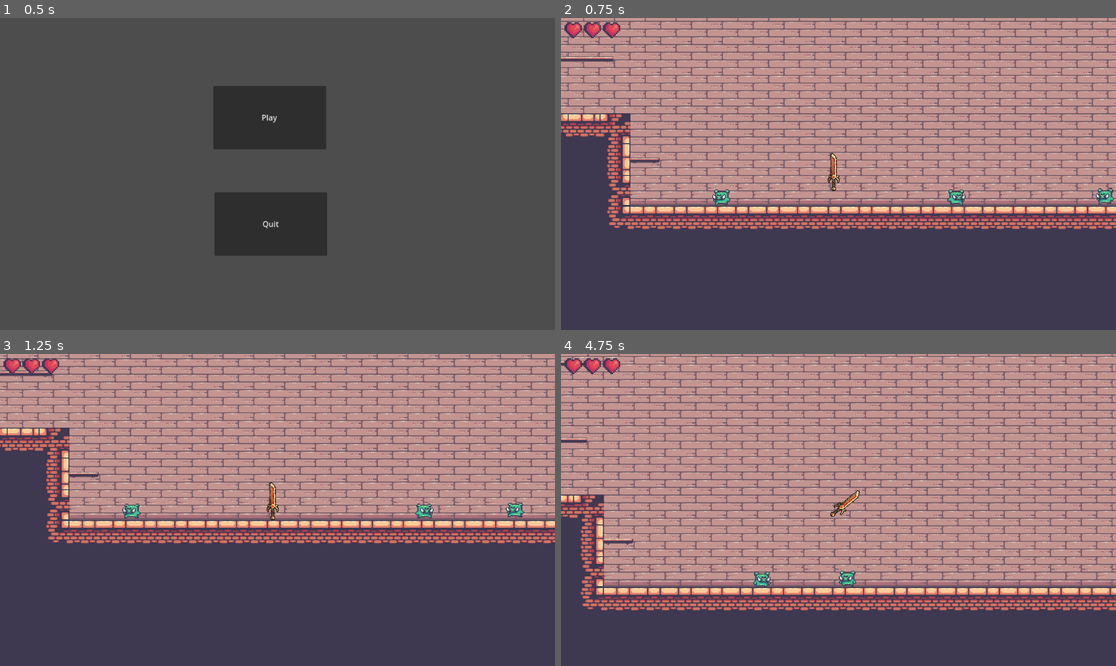
Above: before the commit, frames 1-4 (two rows, left to right).
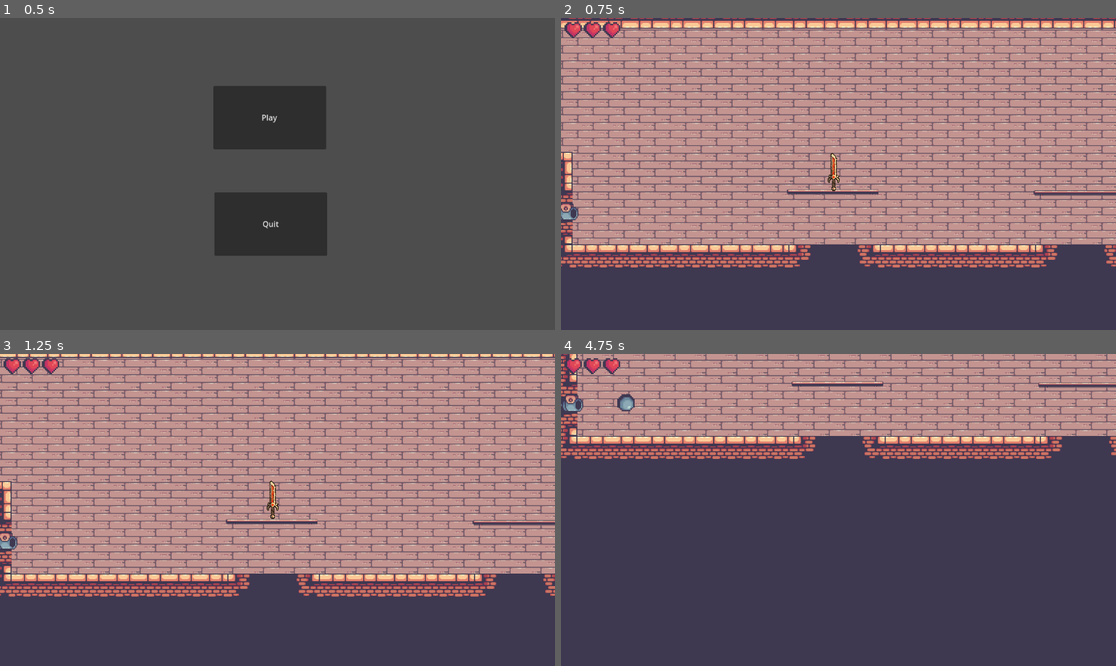
Above: after the commit, the same moments.

Repository: DonTangen/KnifeFight
Game: Godot game, scene res://scenes/title_screen.tscn
Same seed, same stepped clock (60 frames per second), same inputs: the game is played once before the commit and once after it.
Inputs (mouse positions are in pixels of both pictures, inside the frame that each line leads up to):
- Up to frame 1 (0.5 s): no input
- Up to frame 2 (0.75 s): click "Play" at 0.5 s
- Up to frame 3 (1.25 s): no input
- Up to frame 4 (4.75 s): move the mouse to (960, 494) at 1.27 s; hold W (rotate_right) 1.28-2.78 s; click (960, 494) at 1.35 s; tap Space (jump) at 1.52, 1.55, 1.82, 2.1, 2.27, 2.57, 3.05, 3.77, 4.07, 4.52, 4.55 s; move the mouse to (727, 525) at 2.02 s; click (727, 525) at 2.3 s; move the mouse to (894, 441) at 2.77 s; hold S (rotate_left) 2.78-3.53 s; click (894, 441) at 2.85 s; move the mouse to (810, 572) at 3.52 s; hold W (rotate_right) from 3.53 s (still down); right-click (810, 572) at 3.6 s; click (810, 572) at 3.8 s; move the mouse to (1005, 556) at 4.27 s; click (1005, 556) at 4.35 s

Frame 1 is identical in both runs. In frame 2, 46% of the frame differs, in the area x 0-100%, y 0-80%; in frame 3, 43%; in frame 4, 64%, in the area x 0-100%, y 0-83%.

Commit message:
chore: Updates (#13)
* chore: added door to leave level and fixed broken dependencies

* chore: updates

* chore: fix merge conflict

Diff:
--- a/assets/Music/default_bus_layout.tres
+++ b/assets/Music/default_bus_layout.tres
@@ -5,7 +5,7 @@
 bus/1/solo = false
 bus/1/mute = false
 bus/1/bypass_fx = false
-bus/1/volume_db = -11.952
+bus/1/volume_db = -12.9785
 bus/1/send = &"Master"
 bus/2/name = &"Sound Effects"
 bus/2/solo = false
--- a/scenes/boss_level.tscn
+++ b/scenes/boss_level.tscn
@@ -1,12 +1,14 @@
-[gd_scene load_steps=16 format=4 uid="uid://dlee154hh2ku8"]
+[gd_scene load_steps=18 format=4 uid="uid://dlee154hh2ku8"]
 
 [ext_resource type="PackedScene" uid="uid://bwjlqx13ye2sy" path="res://scenes/sword_player.tscn" id="1_dr3y7"]
 [ext_resource type="Texture2D" uid="uid://cordc2owd3p8y" path="res://assets/Sprites/14-TileSets/Terrain (32x32).png" id="2_giyyb"]
 [ext_resource type="Texture2D" uid="uid://dxclxjclegx28" path="res://assets/Sprites/14-TileSets/Decorations (32x32).png" id="3_wic6m"]
-[ext_resource type="PackedScene" uid="uid://mttjrlqvcdbf" path="res://scenes/one_way_platform_big.tscn" id="4_bj1kl"]
-[ext_resource type="PackedScene" path="res://scenes/one_way_platform_small.tscn" id="5_lnexk"]
+[ext_resource type="PackedScene" uid="uid://brodjchsu5qsm" path="res://scenes/one_way_platform_big.tscn" id="4_bj1kl"]
+[ext_resource type="PackedScene" uid="uid://1ooyai65ai6p" path="res://scenes/one_way_platform_small.tscn" id="5_lnexk"]
 [ext_resource type="Texture2D" uid="uid://bdb31i5bhluqj" path="res://assets/32 Free Weapon Icons/Icons/Iicon_32_22.png" id="6_h63d3"]
-[ext_resource type="AudioStream" uid="uid://bxodl0gj7xg3v" path="res://assets/Music/GameJamAwesomeHook.mp3" id="7_dbq2h"]
+[ext_resource type="AudioStream" uid="uid://cwo73jr6nshm7" path="res://assets/Music/AwesomeFinalDraftGJ.mp3" id="7_h6vfi"]
+[ext_resource type="PackedScene" uid="uid://cuukk8xcyfkac" path="res://scenes/door.tscn" id="8_orv6b"]
+[ext_resource type="PackedScene" uid="uid://biaed4vdyyi1j" path="res://scenes/lives.tscn" id="9_1yuum"]
 
 [sub_resource type="TileSetAtlasSource" id="TileSetAtlasSource_1t80d"]
 texture = ExtResource("2_giyyb")
@@ -291,15 +293,15 @@
 position = Vector2(128, -224)
 
 [node name="SwordPlayer" parent="." instance=ExtResource("1_dr3y7")]
-position = Vector2(-64, -73)
+position = Vector2(-186, -39)
 
 [node name="MovingParticles" type="GPUParticles2D" parent="SwordPlayer"]
 show_behind_parent = true
-material = SubResource("ShaderMaterial_xbypm")
+material = SubResource("ShaderMaterial_qtosp")
 position = Vector2(0, -14)
 rotation = -0.785398
 emitting = false
-process_material = SubResource("ParticleProcessMaterial_etdpw")
+process_material = SubResource("ParticleProcessMaterial_hf1ar")
 texture = ExtResource("6_h63d3")
 speed_scale = 2.75
 
@@ -313,8 +315,14 @@
 
 [node name="Music" type="AudioStreamPlayer2D" parent="SwordPlayer"]
 position = Vector2(46, 264)
-stream = ExtResource("7_dbq2h")
+stream = ExtResource("7_h6vfi")
 autoplay = true
+bus = &"Music"
 
 [node name="OneWayPlatformBig" parent="." instance=ExtResource("4_bj1kl")]
 position = Vector2(8, -152)
+
+[node name="Door" parent="." instance=ExtResource("8_orv6b")]
+position = Vector2(-187, -60)
+
+[node name="CanvasLayer" parent="." instance=ExtResource("9_1yuum")]
--- /dev/null
+++ b/scenes/door.tscn
@@ -0,0 +1,124 @@
+[gd_scene load_steps=17 format=3 uid="uid://cuukk8xcyfkac"]
+
+[ext_resource type="Script" path="res://scripts/door.gd" id="1_bombb"]
+[ext_resource type="Texture2D" uid="uid://8iposrk3sqb8" path="res://assets/Sprites/11-Door/Idle.png" id="3_ebgtd"]
+[ext_resource type="Texture2D" uid="uid://bf7pmvwts1dsi" path="res://assets/Sprites/11-Door/Opening (46x56).png" id="4_0mn3q"]
+
+[sub_resource type="AtlasTexture" id="AtlasTexture_o6n70"]
+atlas = ExtResource("4_0mn3q")
+region = Rect2(184, 0, 46, 56)
+
+[sub_resource type="AtlasTexture" id="AtlasTexture_y6532"]
+atlas = ExtResource("4_0mn3q")
+region = Rect2(138, 0, 46, 56)
+
+[sub_resource type="AtlasTexture" id="AtlasTexture_qp5w5"]
+atlas = ExtResource("4_0mn3q")
+region = Rect2(92, 0, 46, 56)
+
+[sub_resource type="AtlasTexture" id="AtlasTexture_2ut1a"]
+atlas = ExtResource("4_0mn3q")
+region = Rect2(46, 0, 46, 56)
+
+[sub_resource type="AtlasTexture" id="AtlasTexture_acsof"]
+atlas = ExtResource("4_0mn3q")
+region = Rect2(0, 0, 46, 56)
+
+[sub_resource type="AtlasTexture" id="AtlasTexture_12nwt"]
+atlas = ExtResource("3_ebgtd")
+region = Rect2(0, 0, 46, 56)
+
+[sub_resource type="AtlasTexture" id="AtlasTexture_jtte7"]
+atlas = ExtResource("4_0mn3q")
+region = Rect2(0, 0, 46, 56)
+
+[sub_resource type="AtlasTexture" id="AtlasTexture_a655p"]
+atlas = ExtResource("4_0mn3q")
+region = Rect2(46, 0, 46, 56)
+
+[sub_resource type="AtlasTexture" id="AtlasTexture_g6six"]
+atlas = ExtResource("4_0mn3q")
+region = Rect2(92, 0, 46, 56)
+
+[sub_resource type="AtlasTexture" id="AtlasTexture_hh4lx"]
+atlas = ExtResource("4_0mn3q")
+region = Rect2(138, 0, 46, 56)
+
+[sub_resource type="AtlasTexture" id="AtlasTexture_g0oh8"]
+atlas = ExtResource("4_0mn3q")
+region = Rect2(184, 0, 46, 56)
+
+[sub_resource type="SpriteFrames" id="SpriteFrames_6ciei"]
+animations = [{
+"frames": [{
+"duration": 1.0,
+"texture": SubResource("AtlasTexture_o6n70")
+}, {
+"duration": 1.0,
+"texture": SubResource("AtlasTexture_y6532")
+}, {
+"duration": 1.0,
+"texture": SubResource("AtlasTexture_qp5w5")
+}, {
+"duration": 1.0,
+"texture": SubResource("AtlasTexture_2ut1a")
+}, {
+"duration": 1.0,
+"texture": SubResource("AtlasTexture_acsof")
+}],
+"loop": false,
+"name": &"Closing",
+"speed": 10.0
+}, {
+"frames": [{
+"duration": 1.0,
+"texture": SubResource("AtlasTexture_12nwt")
+}],
+"loop": true,
+"name": &"Idle",
+"speed": 5.0
+}, {
+"frames": [{
+"duration": 1.0,
+"texture": SubResource("AtlasTexture_jtte7")
+}, {
+"duration": 1.0,
+"texture": SubResource("AtlasTexture_a655p")
+}, {
+"duration": 1.0,
+"texture": SubResource("AtlasTexture_g6six")
+}, {
+"duration": 1.0,
+"texture": SubResource("AtlasTexture_hh4lx")
+}, {
+"duration": 1.0,
+"texture": SubResource("AtlasTexture_g0oh8")
+}],
+"loop": false,
+"name": &"Opening",
+"speed": 8.0
+}]
+
+[sub_resource type="RectangleShape2D" id="RectangleShape2D_8ecxq"]
+size = Vector2(32, 49)
+
+[node name="door" type="Area2D"]
+script = ExtResource("1_bombb")
+
+[node name="AnimatedSprite2D" type="AnimatedSprite2D" parent="."]
+sprite_frames = SubResource("SpriteFrames_6ciei")
+animation = &"Closing"
+frame = 4
+frame_progress = 1.0
+
+[node name="DoorShape" type="CollisionShape2D" parent="."]
+position = Vector2(0, 3.5)
+shape = SubResource("RectangleShape2D_8ecxq")
+
+[node name="Timer" type="Timer" parent="."]
+one_shot = true
+
+[connection signal="area_entered" from="." to="." method="_on_area_entered"]
+[connection signal="area_exited" from="." to="." method="_on_area_exited"]
+[connection signal="body_entered" from="." to="." method="_on_body_entered"]
+[connection signal="timeout" from="Timer" to="." method="_on_timer_timeout"]
--- a/scenes/killzone.tscn
+++ b/scenes/killzone.tscn
@@ -7,7 +7,7 @@
 script = ExtResource("1_h5lxf")
 
 [node name="Timer" type="Timer" parent="."]
-wait_time = 0.6
+wait_time = 3.0
 one_shot = true
 
 [connection signal="body_entered" from="." to="." method="_on_body_entered"]
--- a/scenes/player_kill.tscn
+++ b/scenes/player_kill.tscn
@@ -3,6 +3,7 @@
 [ext_resource type="Script" path="res://scripts/player_kill.gd" id="1_3xq8v"]
 
 [node name="PlayerKill" type="Area2D"]
+z_index = 1
 script = ExtResource("1_3xq8v")
 
 [connection signal="body_entered" from="." to="." method="_on_body_entered"]
--- a/scenes/projectile.tscn
+++ b/scenes/projectile.tscn
@@ -4,20 +4,11 @@
 [ext_resource type="Texture2D" uid="uid://qmtjr0jl40kj" path="res://assets/Sprites/10-Cannon/Cannon Ball.png" id="2_11f33"]
 [ext_resource type="PackedScene" uid="uid://upe0adekrunx" path="res://scenes/killzone.tscn" id="2_ir8ip"]
 
-[sub_resource type="GDScript" id="GDScript_lqje0"]
-script/source = "extends Area2D
+[sub_resource type="CircleShape2D" id="CircleShape2D_yihm7"]
+radius = 5.02494
 
-
-@onready var timer: Timer = $Timer
-
-func _on_body_entered(body: Node2D) -> void:
-	print(\"HIT\")
-	Livescounter.lives -= 1
-	if Livescounter.lives == 0:
-		body.get_node(\"CollisionShape2D\").queue_free()"
-
-[sub_resource type="CircleShape2D" id="CircleShape2D_yihm7"]
-radius = 6.40312
+[sub_resource type="CircleShape2D" id="CircleShape2D_3nky6"]
+radius = 4.272
 
 [node name="Projectile" type="CharacterBody2D"]
 z_index = 2
@@ -26,20 +17,9 @@
 slide_on_ceiling = false
 script = ExtResource("1_gevd1")
 
-[node name="Area2D" type="Area2D" parent="."]
-collision_mask = 2
-collision_priority = 0.0
-script = SubResource("GDScript_lqje0")
+[node name="Killzone" parent="." instance=ExtResource("2_ir8ip")]
 
-[node name="CollisionShape2D" type="CollisionShape2D" parent="Area2D"]
-shape = SubResource("CircleShape2D_yihm7")
-
-[node name="Killzone" parent="Area2D" instance=ExtResource("2_ir8ip")]
-
-[node name="CollisionShape2D" type="CollisionShape2D" parent="Area2D/Killzone"]
-shape = SubResource("CircleShape2D_yihm7")
-
-[node name="CollisionShape2D" type="CollisionShape2D" parent="."]
+[node name="CollisionShape2D" type="CollisionShape2D" parent="Killzone"]
 shape = SubResource("CircleShape2D_yihm7")
 
 [node name="Life" type="Timer" parent="."]
@@ -47,9 +27,20 @@
 autostart = true
 
 [node name="CannonBall2" type="Sprite2D" parent="."]
-position = Vector2(-6.75, -4.5)
-scale = Vector2(0.965909, 0.964286)
+position = Vector2(-5, -3.5)
+scale = Vector2(0.746, 0.744)
 texture = ExtResource("2_11f33")
 
-[connection signal="body_shape_entered" from="Area2D" to="." method="_on_area_2d_body_shape_entered"]
+[node name="Rays" type="Node" parent="."]
+
+[node name="RayCast2D" type="RayCast2D" parent="Rays"]
+target_position = Vector2(-8, 0)
+
+[node name="RayCast2D2" type="RayCast2D" parent="Rays"]
+target_position = Vector2(8, 0)
+
+[node name="Shape" type="CollisionShape2D" parent="."]
+shape = SubResource("CircleShape2D_3nky6")
+
+[connection signal="body_shape_entered" from="Killzone" to="." method="_on_killzone_body_shape_entered"]
 [connection signal="timeout" from="Life" to="." method="_on_life_timeout"]
--- a/scenes/sword_player.tscn
+++ b/scenes/sword_player.tscn
@@ -8,8 +8,12 @@
 friction = 0.25
 
 [sub_resource type="CapsuleShape2D" id="CapsuleShape2D_tfob8"]
-radius = 5.0
-height = 39.598
+radius = 4.0
+height = 40.0
+
+[sub_resource type="CapsuleShape2D" id="CapsuleShape2D_n2jew"]
+radius = 8.0
+height = 46.0
 
 [node name="SwordPlayer" type="RigidBody2D"]
 z_index = 5
@@ -32,10 +36,13 @@
 shape = SubResource("CapsuleShape2D_tfob8")
 
 [node name="PlayerKill" parent="." instance=ExtResource("3_xbclv")]
+position = Vector2(9, 1)
 
-[node name="CollisionShape2Dwide" type="CollisionShape2D" parent="PlayerKill"]
-position = Vector2(0, -15)
-shape = SubResource("CapsuleShape2D_tfob8")
+[node name="Hurtbox" type="CollisionShape2D" parent="PlayerKill"]
+z_index = -2
+position = Vector2(-9, -17)
+shape = SubResource("CapsuleShape2D_n2jew")
+debug_color = Color(0.98815, 0, 0.305211, 0.42)
 
 [node name="RayCasts" type="Node2D" parent="."]
 
@@ -113,6 +120,10 @@
 wait_time = 0.104
 one_shot = true
 
+[node name="Timer2" type="Timer" parent="."]
+wait_time = 0.2
+one_shot = true
+
 [connection signal="body_entered" from="." to="." method="_on_body_entered"]
-[connection signal="body_entered" from="PlayerKill" to="." method="_on_player_kill_body_entered"]
 [connection signal="timeout" from="Timer" to="." method="_on_timer_timeout"]
+[connection signal="timeout" from="Timer2" to="." method="_on_timer_2_timeout"]
--- a/scenes/tutorial.tscn
+++ b/scenes/tutorial.tscn
@@ -1,7 +1,8 @@
-[gd_scene load_steps=19 format=4 uid="uid://blvuqfunceicg"]
+[gd_scene load_steps=20 format=4 uid="uid://blvuqfunceicg"]
 
 [ext_resource type="PackedScene" uid="uid://bwjlqx13ye2sy" path="res://scenes/sword_player.tscn" id="1_00xxu"]
 [ext_resource type="PackedScene" uid="uid://biaed4vdyyi1j" path="res://scenes/lives.tscn" id="1_gt6uw"]
+[ext_resource type="PackedScene" uid="uid://cuukk8xcyfkac" path="res://scenes/door.tscn" id="2_e4ppc"]
 [ext_resource type="Texture2D" uid="uid://cordc2owd3p8y" path="res://assets/Sprites/14-TileSets/Terrain (32x32).png" id="2_fdxiq"]
 [ext_resource type="Texture2D" uid="uid://bdb31i5bhluqj" path="res://assets/32 Free Weapon Icons/Icons/Iicon_32_22.png" id="2_vtod4"]
 [ext_resource type="Texture2D" uid="uid://dxclxjclegx28" path="res://assets/Sprites/14-TileSets/Decorations (32x32).png" id="3_njvgs"]
@@ -270,8 +271,12 @@
 
 [node name="Lives" parent="." instance=ExtResource("1_gt6uw")]
 
+[node name="Door" parent="." instance=ExtResource("2_e4ppc")]
+z_index = 1
+position = Vector2(509, -389)
+
 [node name="SwordPlayer" parent="." instance=ExtResource("1_00xxu")]
-position = Vector2(-134, 5)
+position = Vector2(393, -49)
 
 [node name="MovingParticles" type="GPUParticles2D" parent="SwordPlayer"]
 show_behind_parent = true
@@ -295,6 +300,7 @@
 position = Vector2(46, 264)
 stream = ExtResource("4_bem3x")
 autoplay = true
+bus = &"Music"
 
 [node name="TileMap" type="TileMap" parent="."]
 tile_set = SubResource("TileSet_w2bgc")
--- /dev/null
+++ b/scripts/Door.gd
@@ -0,0 +1,29 @@
+extends Area2D
+
+@onready var timer: Timer = $Timer
+@onready var animated_sprite: AnimatedSprite2D = $AnimatedSprite2D
+var tutorial = load("res://scenes/tutorial.tscn")
+#const level2 = get_tree().change_scene_to_file("res://scenes/tutorial.tscn")
+var boss_level = load("res://scenes/boss_level.tscn")
+var on_door = 0
+var new_scene = 0
+
+func _process(_delta: float) -> void:
+	if Input.is_action_just_pressed("attack-deflect") and on_door == 1:
+		if get_tree().current_scene.name == "tutorial":
+			animated_sprite.play("Opening")
+			timer.start()
+	if new_scene == 0:
+		animated_sprite.play("Closing")
+	new_scene = 1
+
+
+func _on_area_entered(_area: Area2D) -> void:
+	on_door = 1
+
+
+func _on_area_exited(_area: Area2D) -> void:
+	on_door = 0
+
+func _on_timer_timeout() -> void:
+	get_tree().change_scene_to_file("res://scenes/boss_level.tscn")
--- a/scripts/canon.gd
+++ b/scripts/canon.gd
@@ -1,7 +1,7 @@
 extends Node2D
 
 @onready var main = get_tree().current_scene      #get_root().get_node()
-@onready var projectile = load("res://Scenes/projectile.tscn")
+@onready var projectile = load("res://scenes/projectile.tscn")
 
 
 
--- a/scripts/killzone.gd
+++ b/scripts/killzone.gd
@@ -4,6 +4,14 @@
 
 func _on_body_entered(body: Node2D) -> void:
 	print("HIT")
-	Livescounter.lives -= 1
+	if Livescounter.invincibility == 0:
+		Livescounter.invincibility = 1
+		Livescounter.lives -= 1
+		timer.start()
 	if Livescounter.lives == 0:
 		body.get_node("CollisionShape2D").queue_free()
+
+
+
+func _on_timer_timeout() -> void:
+	Livescounter.invincibility = 0
--- a/scripts/livescounter.gd
+++ b/scripts/livescounter.gd
@@ -1,3 +1,4 @@
 extends Sprite2D
 
 var lives = 3
+var invincibility = 0
--- a/scripts/projectile.gd
+++ b/scripts/projectile.gd
@@ -1,6 +1,8 @@
 extends CharacterBody2D
 
 @export var SPEED = 80
+@onready var ray_cast: RayCast2D = $Rays/RayCast2D
+@onready var ray_cast_2: RayCast2D = $Rays/RayCast2D2
 
 var dir : float
 var spawnPos : Vector2
@@ -11,13 +13,14 @@
 	global_rotation = spawnRot
 
 func _physics_process(_delta: float) -> void:
+	if ray_cast.is_colliding() or ray_cast_2.is_colliding():
+		queue_free()
 	velocity = Vector2(-SPEED,0).rotated(dir)
 	move_and_slide()
 
-func _on_area_2d_body_shape_entered(_body_rid: RID, _body: Node2D, _body_shape_index: int, _local_shape_index: int) -> void:
-	print("hit")
+func _on_life_timeout() -> void:
 	queue_free()
 
-func _on_life_timeout() -> void:
-	print("time out")
+func _on_killzone_body_shape_entered(_body_rid: RID, _body: Node2D, _body_shape_index: int, _local_shape_index: int) -> void:
+	print("test")
 	queue_free()
--- a/scripts/sword_player.gd
+++ b/scripts/sword_player.gd
@@ -14,6 +14,10 @@
 var timer_expired = 0
 var is_stuck = 0
 var is_charging = 0
+var prev_lives = 3
+var blink = 0
+var taking_damage = 0
+var timer2_started = 0
 
 @onready var rb: RigidBody2D = $"."
 @onready var sprite: Sprite2D = $Sprite2D
@@ -35,6 +39,7 @@
 @onready var ray_cast_13: RayCast2D = $RayCasts/RayCast2D13
 @onready var ray_cast_14: RayCast2D = $RayCasts/RayCast2D14
 @onready var timer: Timer = $Timer
+@onready var timer2: Timer = $Timer2
 @onready var moving_particles: GPUParticles2D = $MovingParticles
 
 func _integrate_forces(_state: PhysicsDirectBodyState2D) -> void:
@@ -47,36 +52,48 @@
 
 	match n:
 		1:
-			if not (ray_cast.is_colliding() or ray_cast_2.is_colliding() or ray_cast_6.is_colliding()):
+			if not (ray_cast.is_colliding() or ray_cast_2.is_colliding() or ray_cast_6.is_colliding() or ray_cast_7.is_colliding() or ray_cast_8.is_colliding() or ray_cast_9.is_colliding() or ray_cast_13.is_colliding()):
 				self.rotation_degrees += attack_rotation / 6.0
 			n = 2
 		2:
-			if not (ray_cast.is_colliding() or ray_cast_2.is_colliding() or ray_cast_6.is_colliding()):
+			if not (ray_cast.is_colliding() or ray_cast_2.is_colliding() or ray_cast_6.is_colliding() or ray_cast_7.is_colliding() or ray_cast_8.is_colliding() or ray_cast_9.is_colliding() or ray_cast_13.is_colliding()):
 				self.rotation_degrees += attack_rotation / 6.0
 			n = 3
 		3:
-			if not (ray_cast.is_colliding() or ray_cast_2.is_colliding() or ray_cast_6.is_colliding()):
+			if not (ray_cast.is_colliding() or ray_cast_2.is_colliding() or ray_cast_6.is_colliding() or ray_cast_7.is_colliding() or ray_cast_8.is_colliding() or ray_cast_9.is_colliding() or ray_cast_13.is_colliding()):
 				self.rotation_degrees += attack_rotation / 6.0
 			n = 4
 		4:
-			if not (ray_cast.is_colliding() or ray_cast_2.is_colliding() or ray_cast_6.is_colliding()):
+			if not (ray_cast.is_colliding() or ray_cast_2.is_colliding() or ray_cast_6.is_colliding() or ray_cast_7.is_colliding() or ray_cast_8.is_colliding() or ray_cast_9.is_colliding() or ray_cast_13.is_colliding()):
 				self.rotation_degrees += attack_rotation / 6.0
 			n = 5
 		5:
-			if not (ray_cast.is_colliding() or ray_cast_2.is_colliding() or ray_cast_6.is_colliding()):
+			if not (ray_cast.is_colliding() or ray_cast_2.is_colliding() or ray_cast_6.is_colliding() or ray_cast_7.is_colliding() or ray_cast_8.is_colliding() or ray_cast_9.is_colliding() or ray_cast_13.is_colliding()):
 				self.rotation_degrees += attack_rotation / 6.0
 			n = 6
 		6:
-			if not (ray_cast.is_colliding() or ray_cast_2.is_colliding() or ray_cast_6.is_colliding()):
+			if not (ray_cast.is_colliding() or ray_cast_2.is_colliding() or ray_cast_6.is_colliding() or ray_cast_7.is_colliding() or ray_cast_8.is_colliding() or ray_cast_9.is_colliding() or ray_cast_13.is_colliding()):
 				self.rotation_degrees += attack_rotation / 6.0
 			n = 0
+			Livescounter.invincibility = 0
 			moving_particles.amount = 8
 			moving_particles.emitting = false
 
 	# Fail-safe check for on death collision logic
 	if is_instance_valid(collision_shape):
+		if is_lunging == 1:
+			Livescounter.invincibility = 1
+		else:
+			Livescounter.invincibility = 0
+		if is_charging == 1:
+			self.linear_velocity = Vector2.ZERO
+			self.angular_velocity = 0
+			self.gravity_scale = 0
+			collision_shape.set_deferred("disabled", true)
+		else:
+			collision_shape.set_deferred("disabled", false)
 		# Rotation
-		if Input.is_action_pressed("rotate_left") and is_stuck == 0:
+		if Input.is_action_pressed("rotate_left") and is_stuck == 0 and !is_charging and !is_lunging:
 			self.freeze = false
 			moving_particles.emitting = false
 			self.gravity_scale = 1
@@ -84,7 +101,7 @@
 				if not ray_cast.is_colliding():
 					self.rotation_degrees += rotation_speed
 					self.angular_velocity = 2
-		if Input.is_action_pressed("rotate_right") and is_stuck == 0:
+		if Input.is_action_pressed("rotate_right") and is_stuck == 0 and !is_charging and !is_lunging:
 			self.freeze = false
 			moving_particles.emitting = false
 			self.gravity_scale = 1
@@ -95,7 +112,7 @@
 
 
 		# Handle jump.
-		if Input.is_action_just_pressed("jump"):
+		if Input.is_action_just_pressed("jump") and !is_charging and !is_lunging:
 			reset_position()
 			self.freeze = false
 			self.gravity_scale = 1
@@ -106,7 +123,7 @@
 
 
 		# Sword Swing
-		if Input.is_action_just_pressed("attack-deflect") and is_stuck == 0:
+		if Input.is_action_just_pressed("attack-deflect") and is_stuck == 0 and !is_charging and !is_lunging:
 			if n == 0:
 				moving_particles.emitting = true
 				moving_particles.amount_ratio = 4
@@ -114,6 +131,7 @@
 					self.rotation_degrees += attack_rotation / 6.0
 					self.angular_velocity = 7
 					n = 1
+					Livescounter.invincibility = 1
 
 
 		# Lunging Attack
@@ -162,10 +180,18 @@
 			moving_particles.emitting = false
 			timer_expired = 0
 
+		if Livescounter.lives != prev_lives:
+			taking_damage = 1
+
+		if taking_damage == 1 and timer2_started == 0:
+			take_damage()
 
 		# Apply movement
-		if direction: self.apply_force(velocity, Vector2(0,0))
-		else: self.apply_force(-velocity, Vector2(0,0))
+		if !is_charging:
+			if direction: self.apply_force(velocity, Vector2(0,0))
+			else: self.apply_force(-velocity, Vector2(0,0))
+
+		prev_lives = Livescounter.lives
 
 	# On death mechanics
 	if not is_instance_valid(collision_shape):
@@ -177,12 +203,6 @@
 	#print("is lunging")
 	#print(is_lunging)
 
-func _on_player_kill_body_entered(body: Node2D) -> void:
-	if Input.is_action_just_pressed("attack-deflect"):
-		if (ray_cast.is_colliding() or ray_cast_7.is_colliding() or ray_cast_8.is_colliding() or ray_cast_9.is_colliding()):
-			body.queue_free()
-
-
 func _on_timer_timeout() -> void:
 	timer_expired = 1
 	reset_position()
@@ -190,3 +210,44 @@
 func reset_position():
 	var sword_node = get_node("Sprite2D")
 	sword_node.position = Vector2(0, 0)
+
+func take_damage():
+	if blink == 0:
+		sprite.hide()
+		timer2.start()
+		timer2_started = 1
+	if blink == 1:
+		sprite.show()
+		timer2.start()
+		timer2_started = 1
+	if blink == 2:
+		sprite.hide()
+		timer2.start()
+		timer2_started = 1
+	if blink == 3:
+		sprite.show()
+		timer2.start()
+		timer2_started = 1
+	if blink == 4:
+		sprite.hide()
+		timer2.start()
+		timer2_started = 1
+	if blink == 5:
+		sprite.show()
+		timer2.start()
+		timer2_started = 1
+	if blink == 6:
+		sprite.hide()
+		timer2.start()
+		timer2_started = 1
+	if blink == 7:
+		sprite.show()
+		timer2.start()
+		timer2_started = 1
+	if blink > 7:
+		taking_damage = 0
+		blink = 0
+
+func _on_timer_2_timeout() -> void:
+	timer2_started = 0
+	blink += 1
--- a/scripts/title_screen.gd
+++ b/scripts/title_screen.gd
@@ -3,7 +3,7 @@
 
 
 func _on_play_pressed() -> void:
-	get_tree().change_scene_to_file("res://scenes/game.tscn")
+	get_tree().change_scene_to_file("res://scenes/tutorial.tscn")
 
 func _on_quit_pressed() -> void:
 	get_tree().quit()
Not shown: 2 places in scenes/boss_level.tscn that only renumber resources
Not shown: 4 places in scenes/game.tscn that only renumber resources
Not shown: 1 places in scenes/sword_player.tscn that only renumber resources
